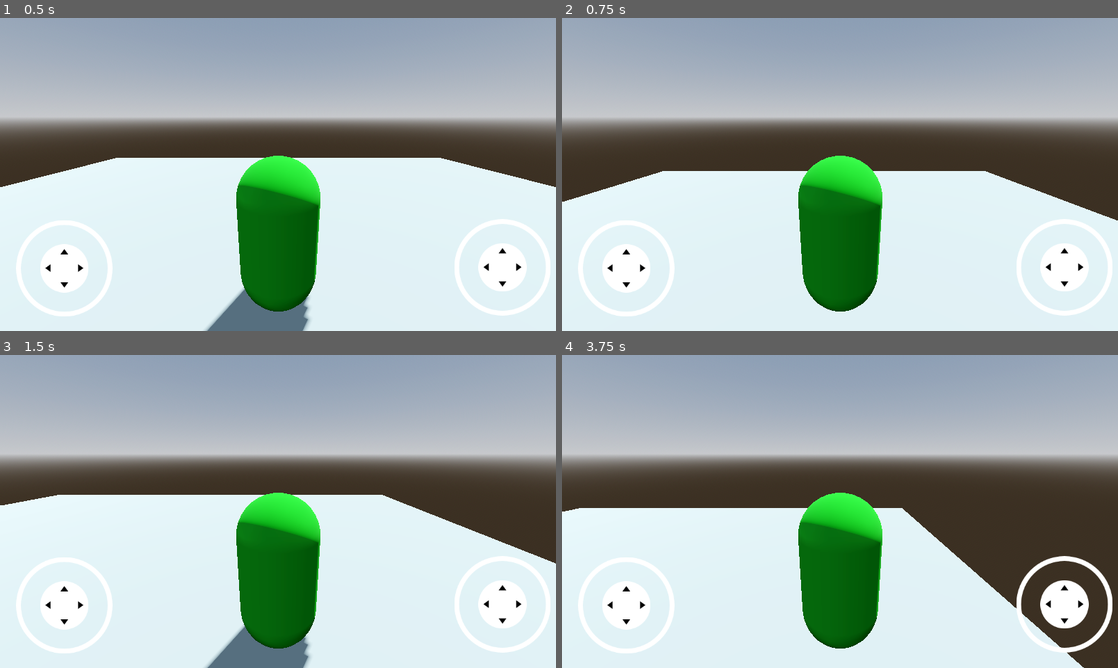
Above: before the commit, frames 1-4 (two rows, left to right).
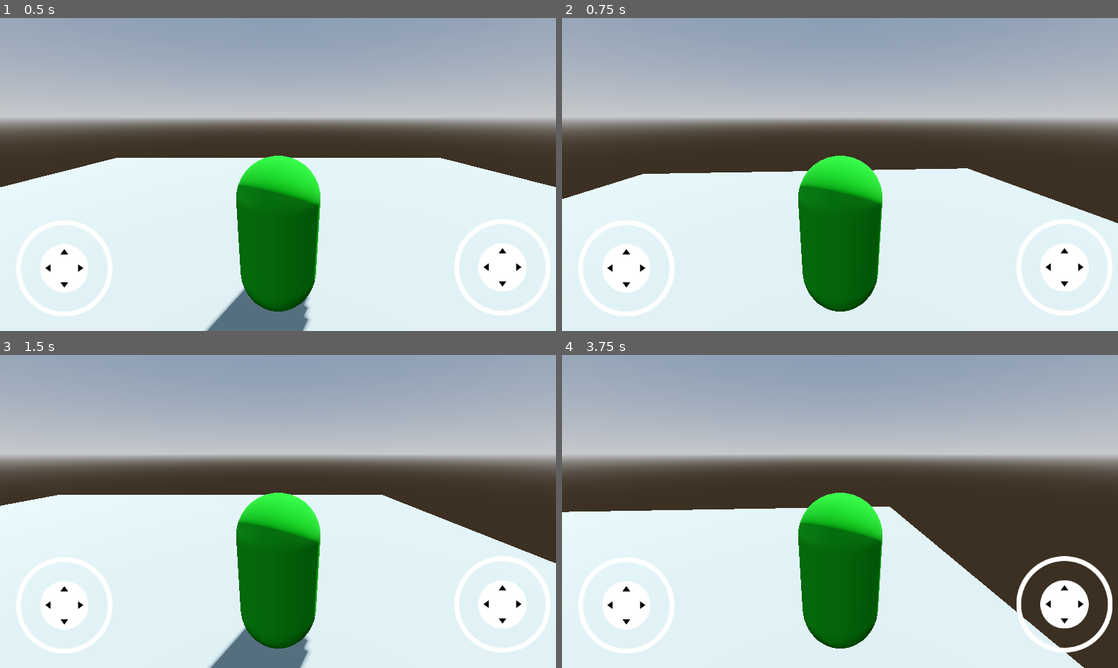
Above: after the commit, the same moments.

Repository: krystek1994/game
Game: Godot game, scene res://swiat.tscn
The game is run twice, just before and just after one commit, with the same random seed, the same clock (stepped at 60 frames per second) and the same inputs.
Inputs (mouse positions are in pixels of both pictures, inside the frame that each line leads up to):
- Up to frame 1 (0.5 s): no input
- Up to frame 2 (0.75 s): tap Enter (ui_accept) at 0.5 s; move the mouse to (962, 158) at 0.52 s; hold Right (ui_right) from 0.53 s (still down); tap Q (lewo, bound only after the commit) at 0.6 s; click (962, 158) at 0.67 s
- Up to frame 3 (1.5 s): tap Enter (ui_accept) at 0.77 s; tap E (prawo, bound only after the commit) at 0.8 s; release Right (ui_right) at 1.25 s; drag from (166, 527) to (250, 574) at 1.27 s
- Up to frame 4 (3.75 s): tap Enter (ui_accept) at 2, 3.5 s; move the mouse to (895, 442) at 2.02 s; hold Right (ui_right) 2.03-2.75 s; tap Q (lewo, bound only after the commit) at 2.1, 3.6 s; click (895, 442) at 2.17 s; tap E (prawo, bound only after the commit) at 2.3 s; drag from (812, 574) to (673, 464) at 2.77 s; move the mouse to (1006, 558) at 3.52 s; hold Left (ui_left) from 3.53 s (still down); click (1006, 558) at 3.67 s

Frame 1 is identical in both runs. In frame 2, 0.7% of the frame differs, in the area x 0-100%, y 48-84%; in frame 3, 0.2%; in frame 4, 0.8%, in the area x 0-94%, y 48-100%.

Commit message:
update move gracz

Diff:
--- a/Gracz.gd
+++ b/Gracz.gd
@@ -1,5 +1,6 @@
 extends CharacterBody3D
 
+@onready var spring: Node3D = $spring
 
 const SPEED : float = 5.0
 const JUMP_VELOCITY : float = 4.5
@@ -29,7 +30,8 @@
 		velocity.x = move_toward(velocity.x, 0, SPEED)
 		velocity.z = move_toward(velocity.z, 0, SPEED)
 
-
-
+	var input_obrot := Input.get_vector("lewo", "prawo", "gora", "dol")
+	rotate_y( input_obrot.x * delta)
+	spring.rotate_x(input_obrot.y * delta )
 
 	move_and_slide()
--- /dev/null
+++ b/my_loop.gd
@@ -0,0 +1,17 @@
+class_name CustomMainLoop
+extends MainLoop
+
+var time_elapsed = 0
+
+func _initialize() -> void:
+	print("Initialized:")
+	print("  Starting time: %s" % str(time_elapsed))
+
+func _process(delta) -> bool:
+	time_elapsed += delta
+	# Return true to end the main loop.
+	return true# Input.get_mouse_button_mask() != 0 || Input.is_key_pressed(KEY_ESCAPE)
+
+func _finalize() -> void:
+	print("Finalized:")
+	print("  End time: %s" % str(time_elapsed))
--- a/project.godot
+++ b/project.godot
@@ -28,6 +28,27 @@
 
 enabled=PackedStringArray("res://addons/virtual_joystick/plugin.cfg")
 
+[input]
+
+lewo={
+"deadzone": 0.5,
+"events": [Object(InputEventKey,"resource_local_to_scene":false,"resource_name":"","device":-1,"window_id":0,"alt_pressed":false,"shift_pressed":false,"ctrl_pressed":false,"meta_pressed":false,"pressed":false,"keycode":0,"physical_keycode":81,"key_label":0,"unicode":113,"echo":false,"script":null)
+]
+}
+prawo={
+"deadzone": 0.5,
+"events": [Object(InputEventKey,"resource_local_to_scene":false,"resource_name":"","device":-1,"window_id":0,"alt_pressed":false,"shift_pressed":false,"ctrl_pressed":false,"meta_pressed":false,"pressed":false,"keycode":0,"physical_keycode":69,"key_label":0,"unicode":101,"echo":false,"script":null)
+]
+}
+gora={
+"deadzone": 0.5,
+"events": []
+}
+dol={
+"deadzone": 0.5,
+"events": []
+}
+
 [input_devices]
 
 pointing/emulate_touch_from_mouse=true
--- a/swiat.tscn
+++ b/swiat.tscn
@@ -78,7 +78,9 @@
 mesh = SubResource("CapsuleMesh_b5uxo")
 skeleton = NodePath("../..")
 
-[node name="Camera3D" type="Camera3D" parent="Gracz"]
+[node name="spring" type="Node3D" parent="Gracz"]
+
+[node name="Camera3D" type="Camera3D" parent="Gracz/spring"]
 transform = Transform3D(1, 0, 0, 0, 0.961741, 0.273959, 0, -0.273959, 0.961741, 0, 1.43347, 2.28885)
 current = true
 
@@ -95,3 +97,7 @@
 offset_top = -282.0
 offset_right = 1191.0
 offset_bottom = 18.0
+action_left = "lewo"
+action_right = "prawo"
+action_up = "gora"
+action_down = "dol"
